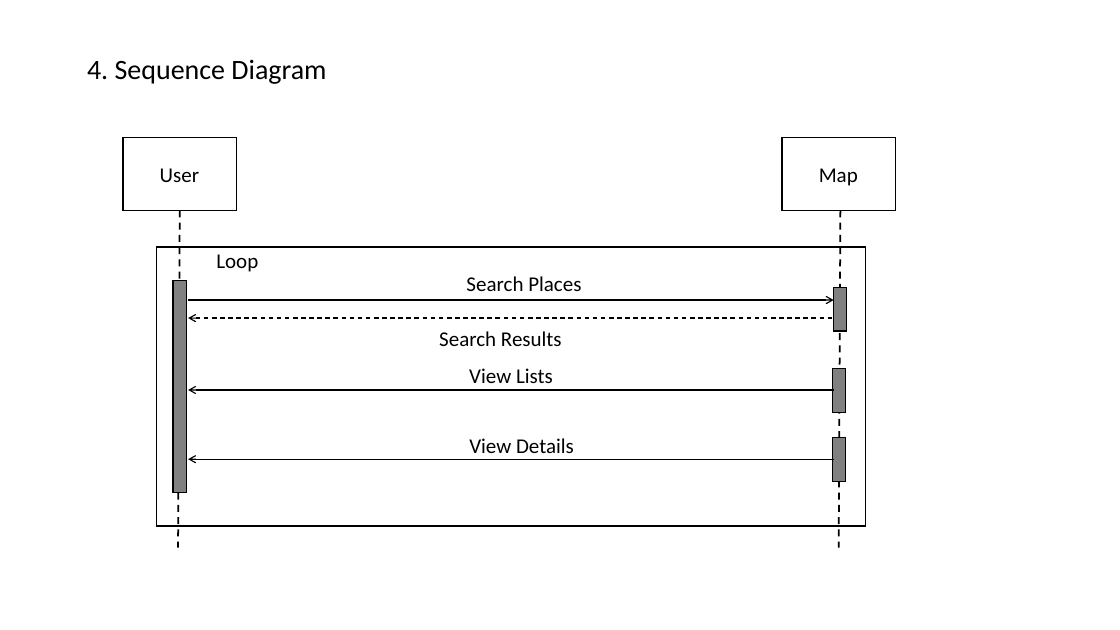
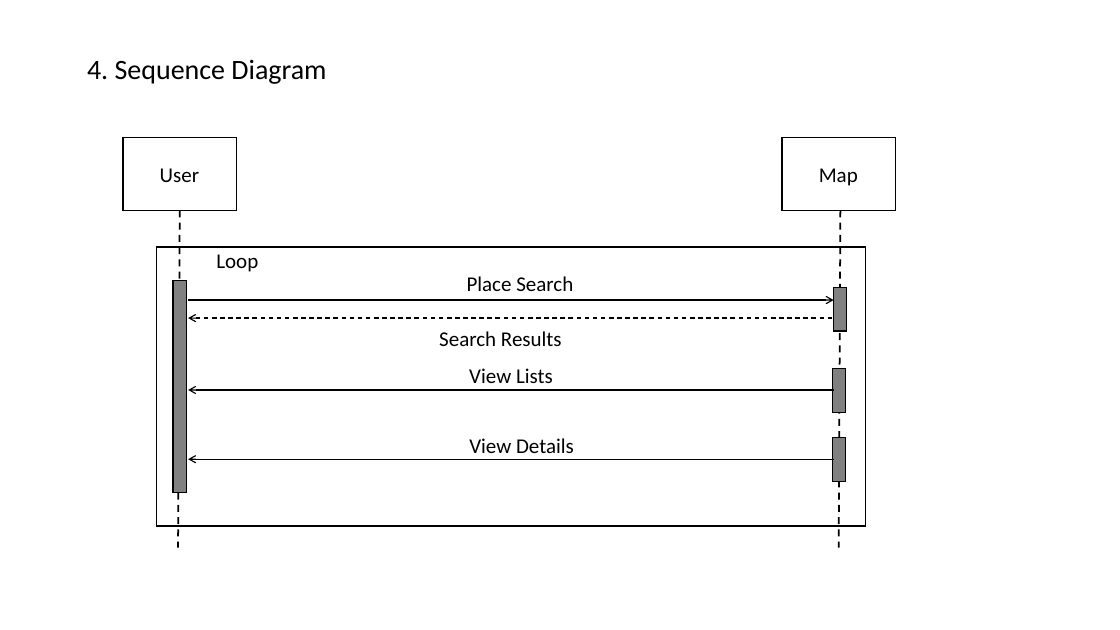
Before and after one commit to brianj-kim/ENSE-374-Project, a slide deck: slide 4 of Milestone#2 Reportouts/UMLDiagrams.pptx. Drawn at 1120x630 pixels with LibreOffice and Linux fonts; fonts in the diff are those of the drawing. Boxes give left, top, right and bottom in pixels: in the first picture for what was removed or moved away, otherwise in the second. Text is boxed around its words. In the diff, an @@ line names an element or a change of style, - is before the commit and + after.

Commit message:
modify Sequence Diagram

```diff
--- a/Milestone#2 Reportouts/UMLDiagrams.pptx
+++ b/Milestone#2 Reportouts/UMLDiagrams.pptx
@@ text at box(467, 276, 573, 291): text changed @@
-Search Places
+Place Search
```
